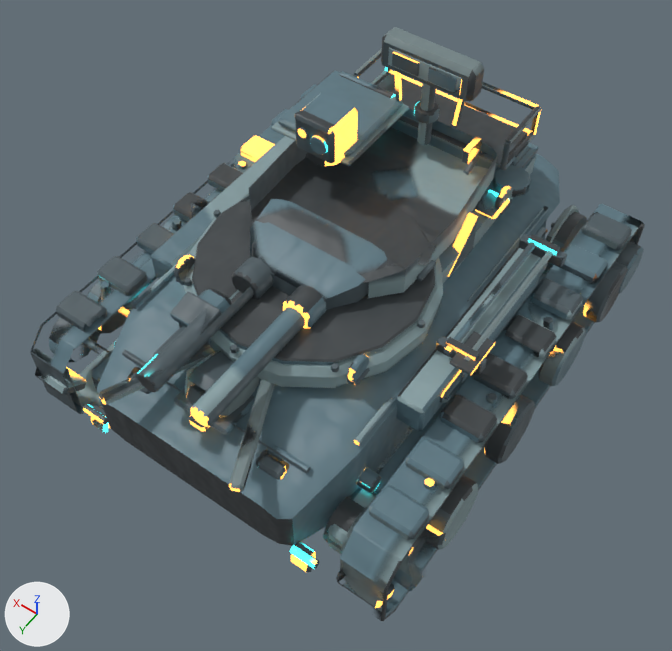
Before and after pictures for a commit that changed the FBX model unity/RogueCommandAssetAuthoring/Assets/RogueCommandExpansionSample/Models/SandlanceScout_Atlas.fbx.
Rendered twice from a 50 mm lens placed at (-1.72, 2.52, 4.12), pointed at (-0.11, 0.26, 0.57). Lighting does not change. The marker at lower left points along +X, +Y and +Z. The older version comes first. Vertices at exactly the same position are counted once.

Names of what the first picture shows: 'SandlanceScout_UnifiedMesh'.
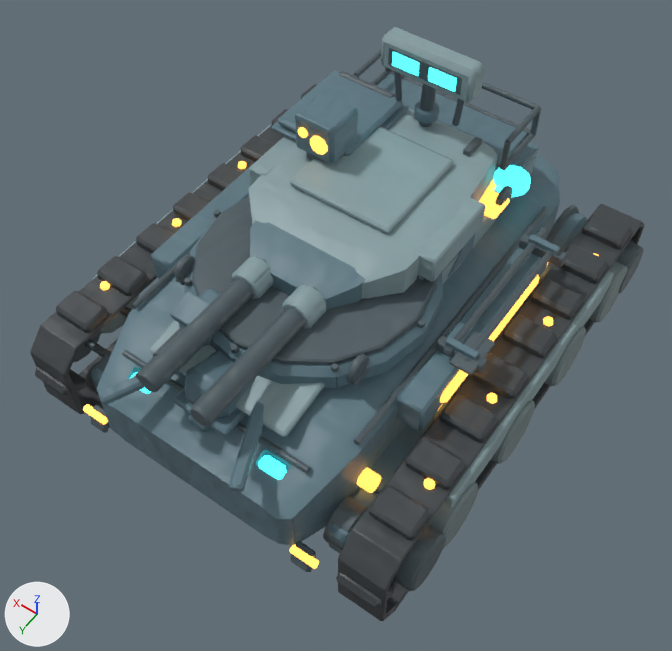
Diff of the bpy script that builds the scene:
```diff
--- a/unity/RogueCommandAssetAuthoring/Assets/RogueCommandExpansionSample/Models/SandlanceScout_Atlas.fbx.py
+++ b/unity/RogueCommandAssetAuthoring/Assets/RogueCommandExpansionSample/Models/SandlanceScout_Atlas.fbx.py
@@ me_sandlancescout_unifiedmesh_data_001 @@
 # used by ob_sandlancescout_unifiedmesh; location = (0.0, 0.0, 0.0)
-me_sandlancescout_unifiedmesh_data_001.from_pydata(...)  # 9068 vertices, 9066 faces; spans x -1.09..1.09, y -1.35..1.32, z 0.01..1.58
+me_sandlancescout_unifiedmesh_data_001.from_pydata(...)  # 9260 vertices, 9274 faces; spans x -1.09..1.09, y -1.35..1.32, z 0.01..1.58
+# me_sandlancescout_unifiedmesh_data_001 part 1: the loose piece of 24 vertices spanning x 0.12..0.58, y -0.68..-0.16, z 1.15..1.18 is copied, and the copy is scaled about its middle by (1.17, 1.08, 1.51), then moved by (-0.35, 0.24, 0.01); it spans x -0.27..0.27, y -0.46..0.1, z 1.15..1.19
+# me_sandlancescout_unifiedmesh_data_001 part 2: the loose piece of 24 vertices spanning x -0.46..-0.44, y -0.01..0.11, z 0.99..1.01 is copied, and the copy is scaled about its middle by (4.83, 3.49, 7.35), then moved by (-0.01, -0.17, 0.07); it spans x -0.51..-0.41, y -0.34..0.1, z 1.0..1.14
+# me_sandlancescout_unifiedmesh_data_001 part 3: the loose piece of 24 vertices spanning x -0.8..-0.75, y -0.79..0.71, z 0.38..0.46 is copied, and the copy is scaled about its middle by (0.668, 1.04, 2.07), then moved by (-0.26, 0.0, 0.08); it spans x -1.06..-1.01, y -0.82..0.74, z 0.42..0.58
+# me_sandlancescout_unifiedmesh_data_001 part 4: the loose piece of 24 vertices spanning x 0.44..0.46, y -0.01..0.11, z 0.99..1.01 is copied, and the copy is scaled about its middle by (4.83, 3.49, 7.35), then moved by (0.01, -0.17, 0.07); it spans x 0.41..0.51, y -0.34..0.1, z 1.0..1.14
+# me_sandlancescout_unifiedmesh_data_001 part 5: the loose piece of 24 vertices spanning x 0.75..0.8, y -0.79..0.71, z 0.38..0.46 is copied, and the copy is scaled about its middle by (0.668, 1.04, 2.07), then moved by (0.26, 0.0, 0.08); it spans x 1.01..1.06, y -0.82..0.74, z 0.42..0.58
+# me_sandlancescout_unifiedmesh_data_001 part 6: the loose piece of 24 vertices spanning x -0.51..-0.45, y -0.67..-0.57, z 0.87..0.9 is copied, and the copy is scaled about its middle by (2, 3.61, 0.706), then moved by (0.12, 0.1, 0.05); it spans x -0.41..-0.31, y -0.7..-0.34, z 0.92..0.94
+# me_sandlancescout_unifiedmesh_data_001 part 7: a new loose piece of 24 vertices spanning x -0.38..0.38, y 0.63..1.01, z 0.78..0.88, in mat_sandlancescout_material_atlas
+# me_sandlancescout_unifiedmesh_data_001 part 8: 9007 kept faces spanning x -1.09..1.09, y -1.35..1.32, z 0.01..1.58 get new texture (UV) coordinates
+# other edits to the shape of me_sandlancescout_unifiedmesh_data_001 do not show in these pictures
 me_sandlancescout_unifiedmesh_data_001.materials.append(mat_sandlancescout_material_atlas)
```

Where the change shows, as pixel boxes (x1, y1, x2, y2) in the pictures (672 x 651 px):
part 1 of me_sandlancescout_unifiedmesh_data_001, added (cyan)
    after: (290, 126, 454, 234)
part 2 of me_sandlancescout_unifiedmesh_data_001, added
    after: (416, 196, 485, 282)
part 3 of me_sandlancescout_unifiedmesh_data_001, added
    after: (444, 271, 613, 508)
part 4 of me_sandlancescout_unifiedmesh_data_001, added
    after: (249, 136, 296, 185)
part 5 of me_sandlancescout_unifiedmesh_data_001, added (mostly hidden)
    after: (92, 124, 272, 280)
part 6 of me_sandlancescout_unifiedmesh_data_001, added (mostly hidden)
    after: (479, 179, 496, 203)
part 7 of me_sandlancescout_unifiedmesh_data_001, added
    after: (150, 320, 324, 437)
part 8 of me_sandlancescout_unifiedmesh_data_001, surface changed
    both: (30, 27, 645, 621)
